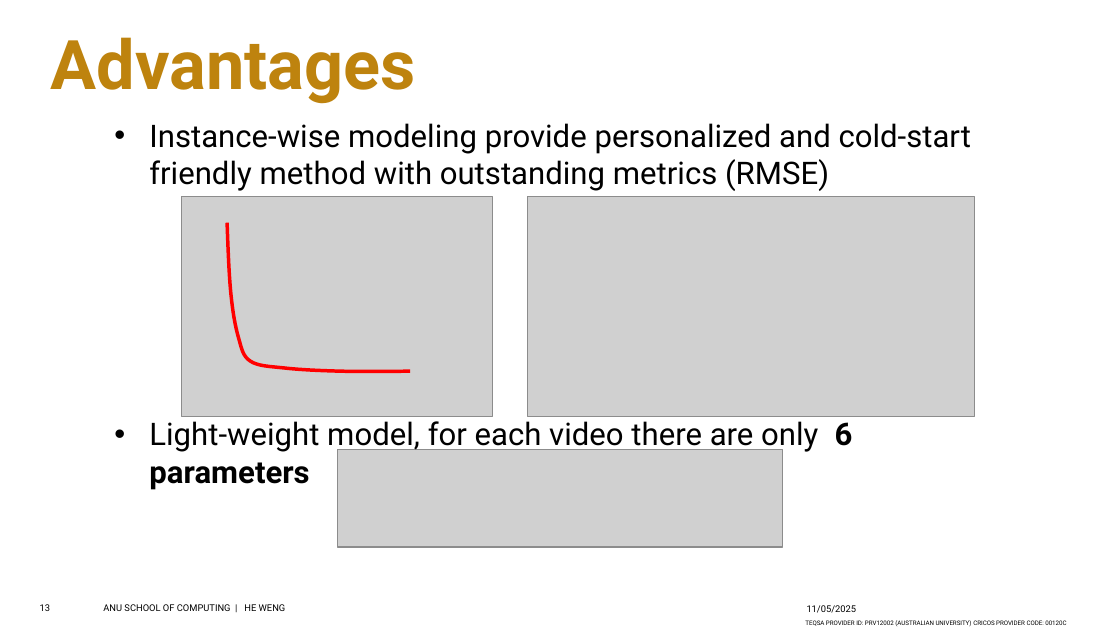
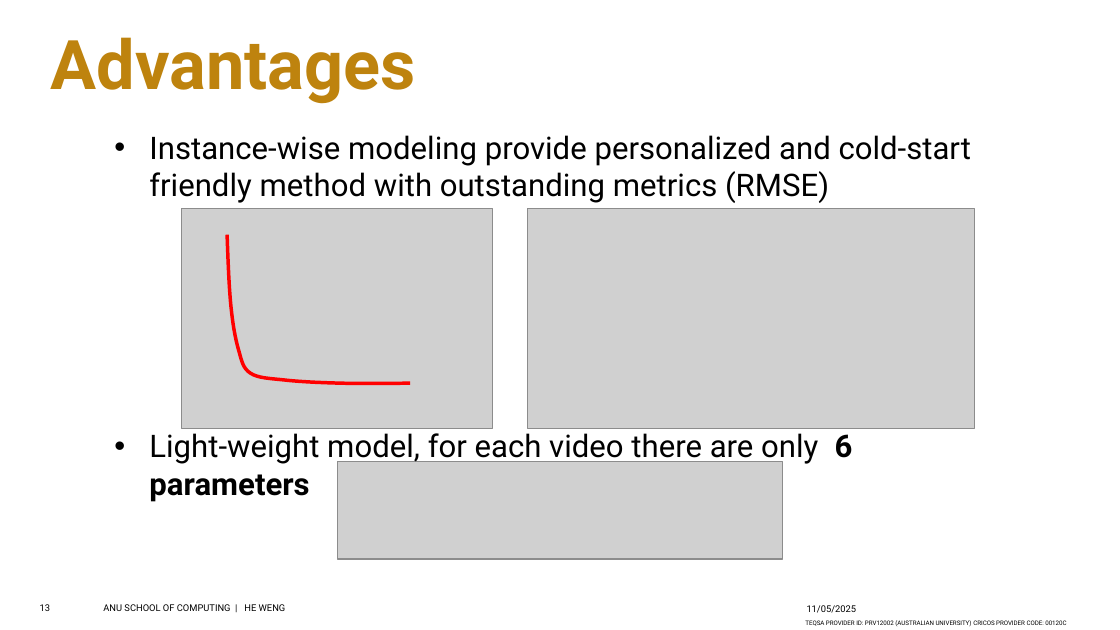
Before and after one commit to hahahaHan233/Study-HIP, a slide deck: slide 13 of src/Pre.pptx. Drawn at 1120x630 pixels with LibreOffice and Linux fonts; fonts in the diff are those of the drawing; grey boxes stand for pictures; background and template pictures are left out. Boxes give left, top, right and bottom in pixels: in the first picture for what was removed or moved away, otherwise in the second. Text is boxed around its words. In the diff, an @@ line names an element or a change of style, - is before the commit and + after.

```diff
--- a/src/Pre.pptx
+++ b/src/Pre.pptx
@@ 3 pictures, 1 text, 1 freeform shape: place and size @@
-3 pictures, 1 text, 1 freeform shape at [149,123,974,547]
+3 pictures, 1 text, 1 freeform shape at [149,135,974,559]
```
Also in this commit, not shown: 8 other slides changed.
